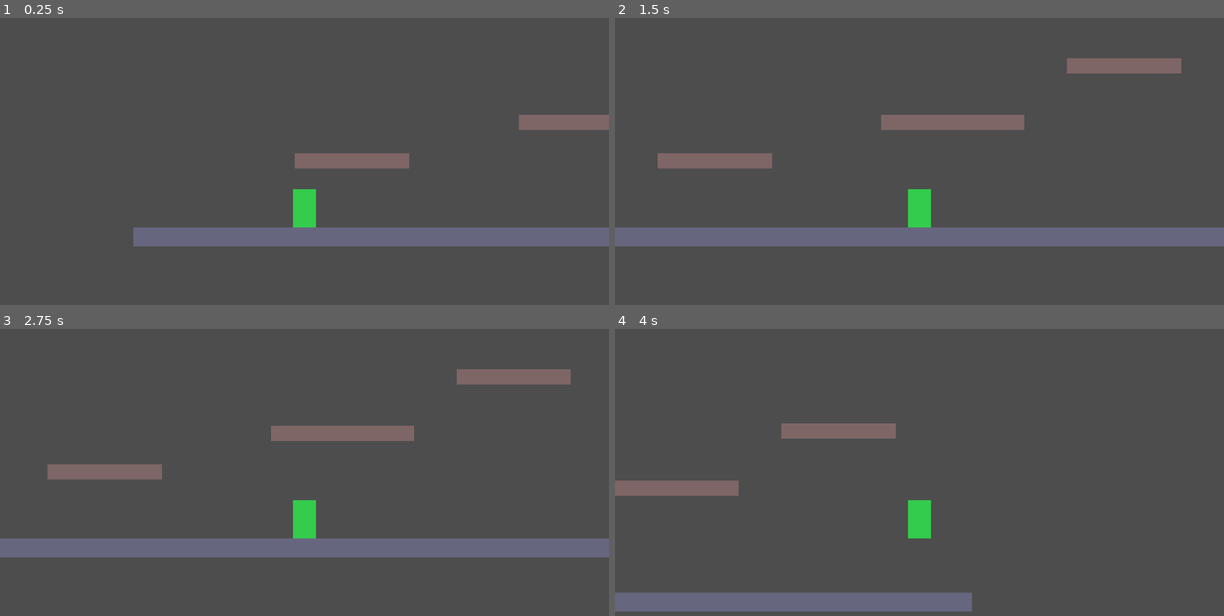
Above: before the commit, frames 1-4 (two rows, left to right).
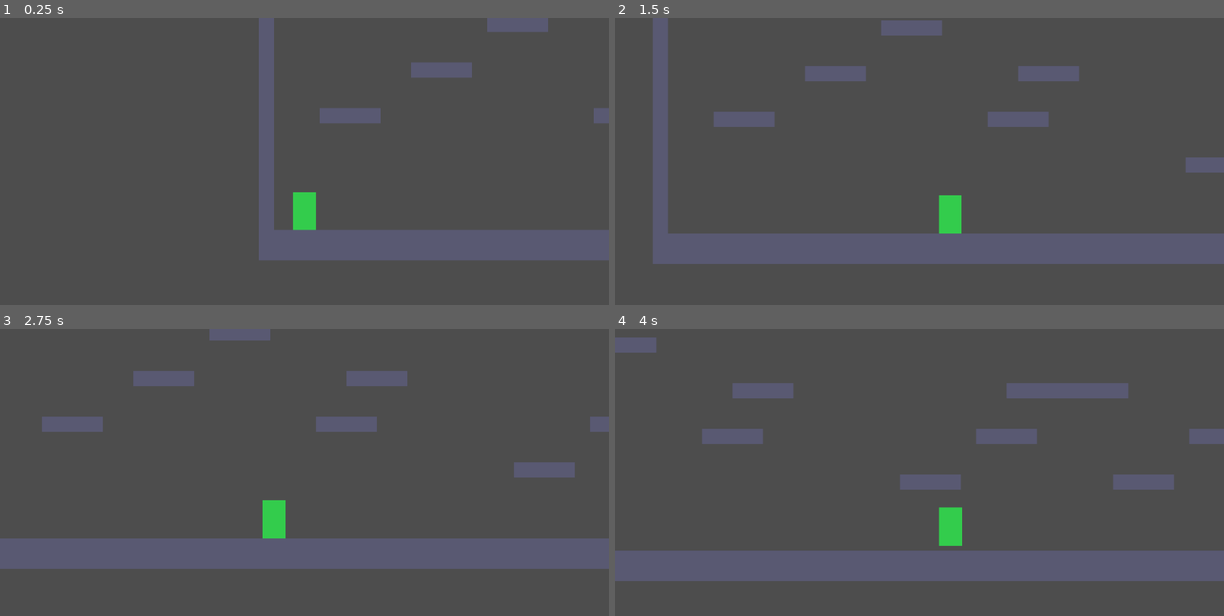
Above: after the commit, the same moments.

Repository: keithPHBC/ashtrail
Game: Godot game, scene res://scenes/level/test_level.tscn
Same seed, same stepped clock (60 frames per second), same inputs: the game is played once before the commit and once after it.
Inputs:
- Up to frame 1 (0.25 s): no input
- Up to frame 2 (1.5 s): tap Enter at 0.5 s; hold D (move_right) from 0.53 s (still down); tap Space (jump) at 0.77 s
- Up to frame 3 (2.75 s): tap Space (jump) at 1.52 s; release D (move_right) at 2.03 s; hold A (move_left) from 2.03 s (still down)
- Up to frame 4 (4 s): release A (move_left) at 2.78 s; hold D (move_right) from 2.78 s (still down); tap Space (jump) at 3.02, 3.77 s

The runs differ from the first frame. In frame 1, 9.9% of the frame differs, in the area x 21-100%, y 0-85%; in frame 2, 17%; in frame 3, 11%; in frame 4, 22%, in the area x 0-100%, y 2-99%.

Commit message:
LEVEL-1: TileMapLayer test level with scrolling camera (#6)
* LEVEL-1: TileMapLayer level with platforms and camera scrolling

Replace StaticBody2D code-generated platforms with TileMapLayer
built from a readable text map. Level is 100x25 tiles (1600x400px),
wider than the 640px viewport so camera scrolls. Includes floor,
walls at boundaries, and platforms at varying heights. Camera has
position smoothing for smooth follow.

Co-Authored-By: Claude Opus 4.6 <noreply@anthropic.com>

* Fix tile collision polygon offset

Collision coordinates are relative to tile center in Godot 4,
not top-left. Was causing player to overlap tiles on the bottom
and right edges.

Co-Authored-By: Claude Opus 4.6 <noreply@anthropic.com>

* Mark LEVEL-1 as done in backlog

Co-Authored-By: Claude Opus 4.6 <noreply@anthropic.com>

---------

Co-authored-by: Claude Opus 4.6 <noreply@anthropic.com>

Diff:
--- a/scenes/level/test_level.gd
+++ b/scenes/level/test_level.gd
@@ -1,29 +1,75 @@
 extends Node2D
 
-# Builds a simple test level using StaticBody2D platforms.
-# This avoids TileMap complexity for initial movement testing.
-# Will be replaced with proper TileMap in LEVEL-1.
+const TILE_SIZE := 16
+
+# Level layout: # = solid, . = empty
+# Viewport is 40x25 tiles (640x400), this map is ~100 tiles wide for scrolling
+const LEVEL_MAP := [
+	"####################################################################################################",
+	"#..................................................................................................#",
+	"#..................................................................................................#",
+	"#..................................................................................................#",
+	"#..................................................................................................#",
+	"#..................................................................................................#",
+	"#..................................................................................................#",
+	"#..................................................................................................#",
+	"#..................................................................................................#",
+	"#..............####...........................................................######...............#",
+	"#..................................................................................................#",
+	"#..................................................................................................#",
+	"#.........####..........####..............########.............................####................#",
+	"#..................................................................................................#",
+	"#..................................................................................................#",
+	"#...####..............####..............####..........####.............####........................#",
+	"#..................................................................................................#",
+	"#..................................................................................................#",
+	"#..................................####..........####..........####..........####..................#",
+	"#..................................................................................................#",
+	"#..................................................................................................#",
+	"#..................................................................................................#",
+	"#..................................................................................................#",
+	"####################################################################################################",
+	"####################################################################################################",
+]
+
+var tilemap_layer: TileMapLayer
 
 func _ready() -> void:
-	_create_platform(Vector2(320, 360), Vector2(800, 20), Color(0.4, 0.4, 0.5))  # Floor
-	_create_platform(Vector2(150, 280), Vector2(120, 16), Color(0.5, 0.4, 0.4))  # Left platform
-	_create_platform(Vector2(400, 240), Vector2(150, 16), Color(0.5, 0.4, 0.4))  # Middle platform
-	_create_platform(Vector2(580, 180), Vector2(120, 16), Color(0.5, 0.4, 0.4))  # Right platform
+	_build_tilemap()
 
-func _create_platform(pos: Vector2, size: Vector2, color: Color) -> void:
-	var body := StaticBody2D.new()
-	body.position = pos
+func _build_tilemap() -> void:
+	tilemap_layer = TileMapLayer.new()
 
-	var col := CollisionShape2D.new()
-	var shape := RectangleShape2D.new()
-	shape.size = size
-	col.shape = shape
-	body.add_child(col)
+	var tileset := TileSet.new()
+	tileset.tile_size = Vector2i(TILE_SIZE, TILE_SIZE)
 
-	var sprite := Sprite2D.new()
-	var img := Image.create(int(size.x), int(size.y), false, Image.FORMAT_RGBA8)
-	img.fill(color)
-	sprite.texture = ImageTexture.create_from_image(img)
-	body.add_child(sprite)
+	# Create a TileSetAtlasSource with a single-pixel image we'll color
+	var source := TileSetAtlasSource.new()
+	var img := Image.create(TILE_SIZE, TILE_SIZE, false, Image.FORMAT_RGBA8)
+	img.fill(Color(0.35, 0.35, 0.45))
+	source.texture = ImageTexture.create_from_image(img)
+	source.texture_region_size = Vector2i(TILE_SIZE, TILE_SIZE)
+	source.create_tile(Vector2i(0, 0))
 
-	add_child(body)
+	var source_id := tileset.add_source(source)
+
+	# Add physics layer to tileset so tiles have collision
+	tileset.add_physics_layer()
+	# Create collision polygon for the tile (coordinates are relative to tile center)
+	var half := TILE_SIZE / 2.0
+	var polygon := PackedVector2Array([
+		Vector2(-half, -half), Vector2(half, -half),
+		Vector2(half, half), Vector2(-half, half)
+	])
+	source.get_tile_data(Vector2i(0, 0), 0).add_collision_polygon(0)
+	source.get_tile_data(Vector2i(0, 0), 0).set_collision_polygon_points(0, 0, polygon)
+
+	tilemap_layer.tile_set = tileset
+	add_child(tilemap_layer)
+
+	# Place tiles from the map
+	for y in range(LEVEL_MAP.size()):
+		var row: String = LEVEL_MAP[y]
+		for x in range(row.length()):
+			if row[x] == "#":
+				tilemap_layer.set_cell(Vector2i(x, y), source_id, Vector2i(0, 0))
--- a/scenes/level/test_level.tscn
+++ b/scenes/level/test_level.tscn
@@ -7,7 +7,8 @@
 script = ExtResource("1_level")
 
 [node name="Player" parent="." instance=ExtResource("2_player")]
-position = Vector2(100, 300)
+position = Vector2(48, 336)
 
 [node name="Camera2D" type="Camera2D" parent="Player"]
-zoom = Vector2(1, 1)
+position_smoothing_enabled = true
+position_smoothing_speed = 8.0
Not shown, added: scenes/level/test_level.gd.uid
Not shown, changed: BACKLOG.md
